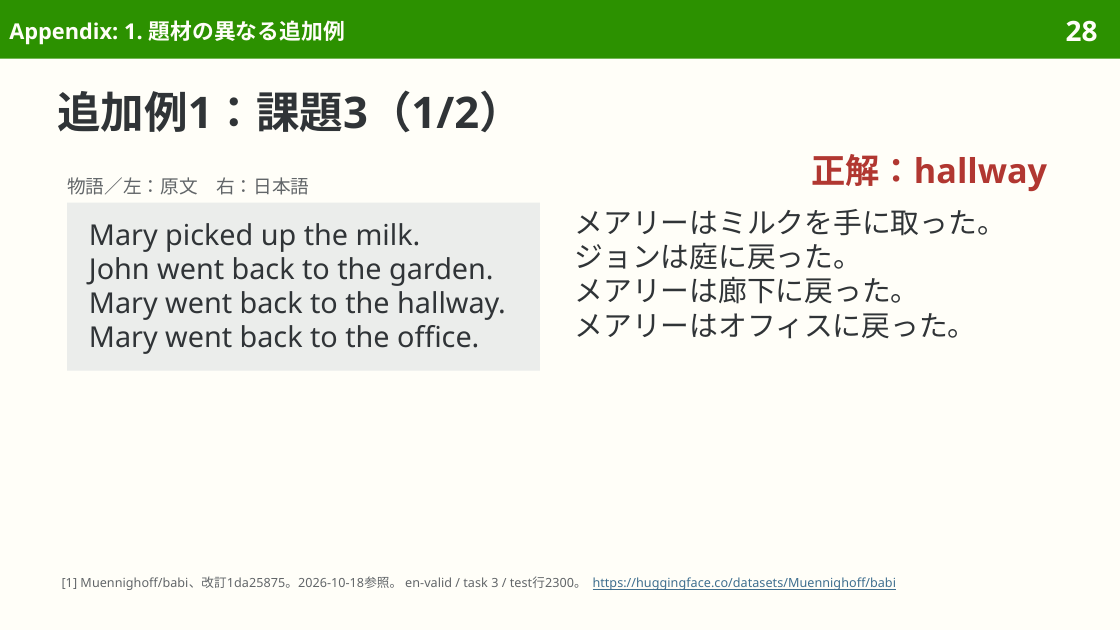
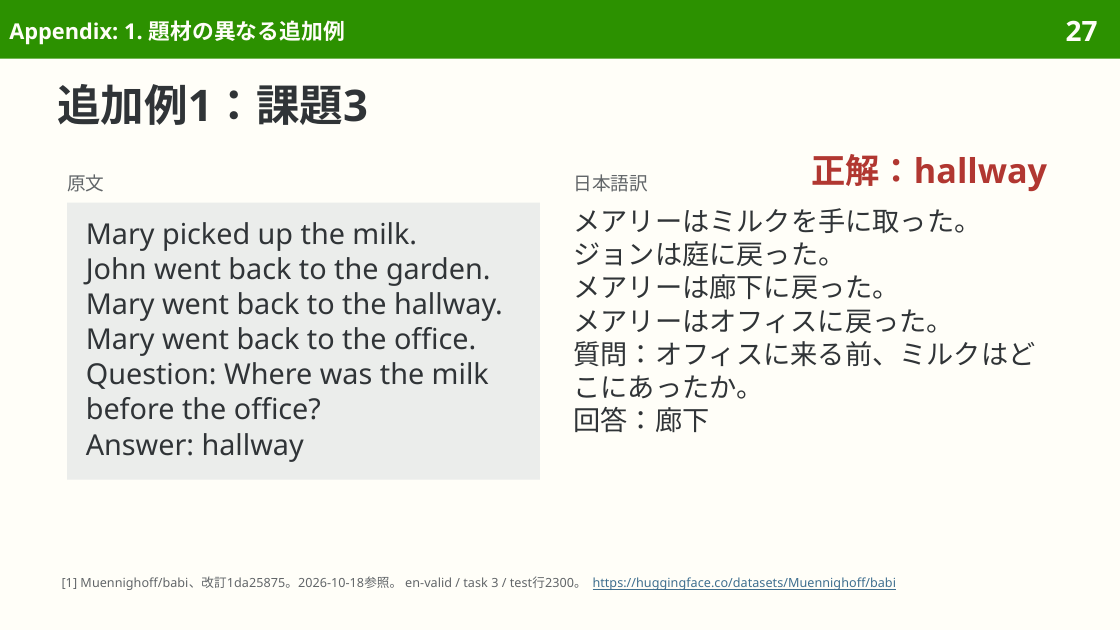
Before and after one commit to sasakiy84/datasets-in-10-minutes, a slide deck: slide 27 of slides/datasets-in-10-minutes-babi.pptx (slide 28 before the commit). Drawn at 1120x630 pixels with LibreOffice and Linux fonts; fonts in the diff are those of the drawing. Boxes give left, top, right and bottom in pixels: in the first picture for what was removed or moved away, otherwise in the second. Text is boxed around its words. In the diff, an @@ line names an element or a change of style, - is before the commit and + after.

```diff
--- a/slides/datasets-in-10-minutes-babi.pptx
+++ b/slides/datasets-in-10-minutes-babi.pptx
@@ page number at (1066,20,1098,41): text changed @@
-28
+27
@@ title at (57,84,368,125): text changed @@
-追加例1：課題3（1/2）
+追加例1：課題3
@@ text added at (67,174,104,192), 12 pt, text #626669 @@
+原文
@@ text at (573,174,648,192): text changed @@
-物語／左：原文 右：日本語
+日本語訳
@@ rectangle "Mary picked up the milk.": place and size @@
-rectangle "Mary picked up the milk." at (67,203,540,371)
+rectangle "Mary picked up the milk." at (67,203,540,479)
@@ rectangle "Mary picked up the milk." at (67,203,540,479): vertical alignment middle to top @@
@@ text at (573,208,981,333): size 18.5 to 17.5 pt in "メアリーはミルクを手に取った。", "ジョンは庭に戻った。", "メアリーは廊下に戻った。", "メアリーはオフィスに戻った。"; line spacing 22pt to 21.4pt @@
@@ text in rectangle at (86,222,503,356): line spacing 22pt to 22.6pt @@
@@ text at (573,341,1035,433): paragraphs added @@
+質問：オフィスに来る前、ミルクはどこにあったか。
+回答：廊下
@@ text in rectangle at (86,362,489,462): paragraphs added @@
+Question: Where was the milk before the office?
+Answer: hallway
```
Also in this commit, not shown: 3 other slides changed, 2 slides removed, 9 other files.
